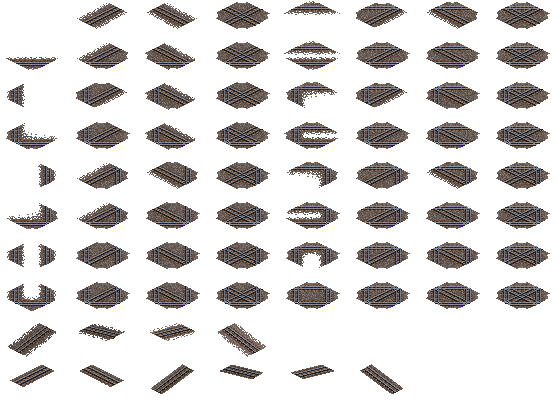
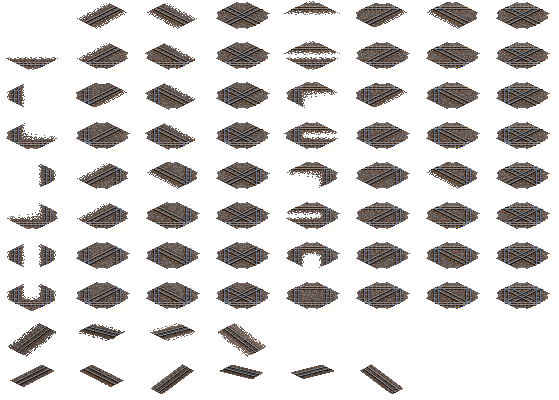
Layer changes from the first 559x400 image to the second:
painted on "1067_full" over [13, 326, 401, 393]
renamed "1067_full" to "rail_b_1067_conc_full", painted on it over [13, 63, 540, 353]
